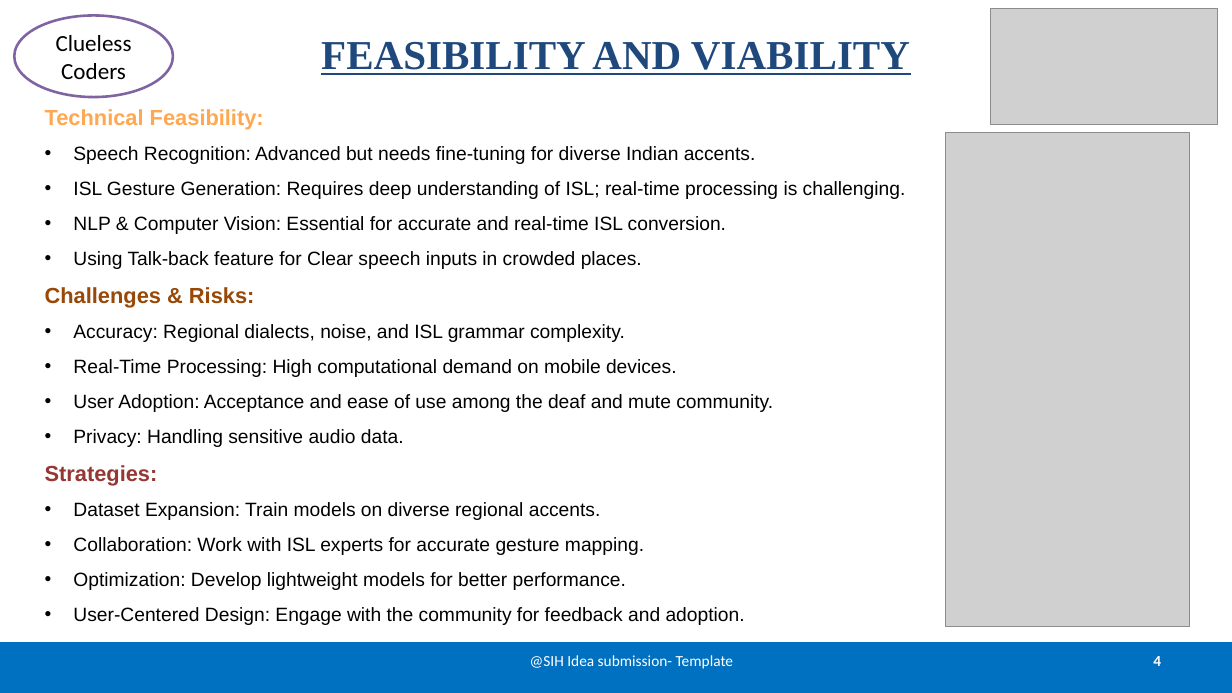
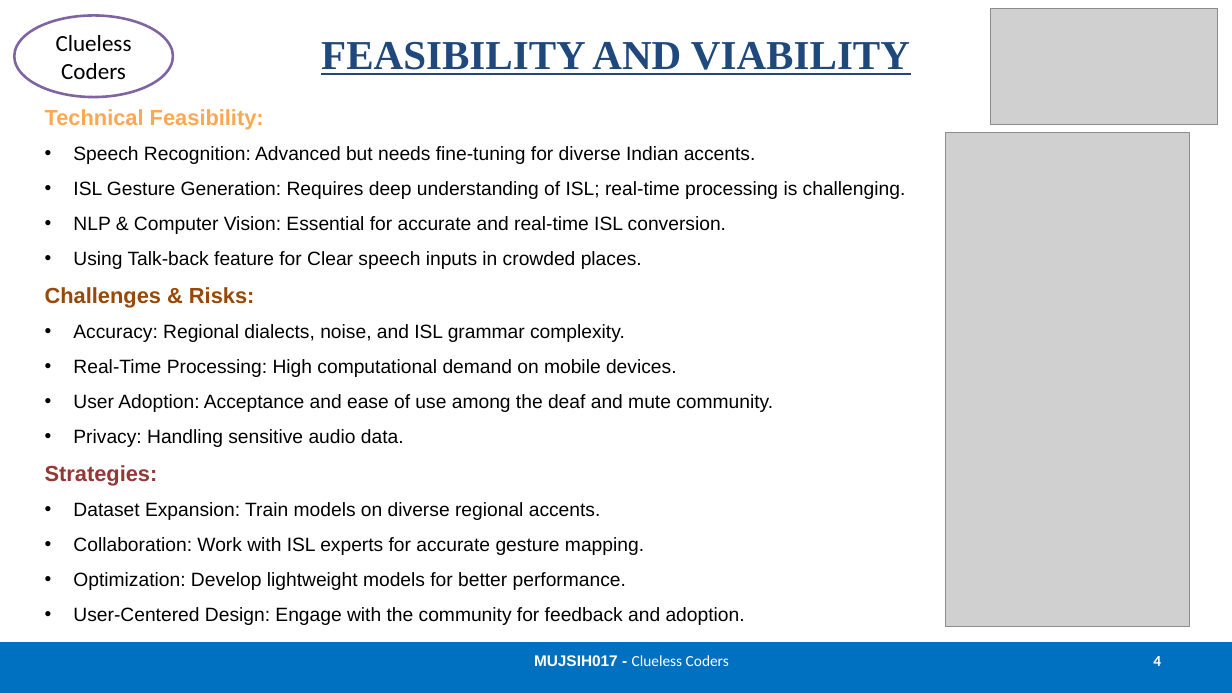
Before and after one commit to Kroszborg/MUJSIH017_Clueless-Coders, a slide deck: slide 4 of Content/MUJSIH017_CluelessCodersv2.pptx. Drawn at 1232x693 pixels with LibreOffice and Linux fonts; fonts in the diff are those of the drawing; grey boxes stand for pictures. Boxes give left, top, right and bottom in pixels: in the first picture for what was removed or moved away, otherwise in the second. Text is boxed around its words. In the diff, an @@ line names an element or a change of style, - is before the commit and + after.

```diff
--- a/Content/MUJSIH017_CluelessCodersv2.pptx
+++ b/Content/MUJSIH017_CluelessCodersv2.pptx
@@ text at (x1=534, y1=655, x2=729, y2=666): text changed @@
-@SIH Idea submission- Template
+MUJSIH017 - Clueless Coders
```
Also in this commit, not shown: 3 other slides changed, 4 other files.
